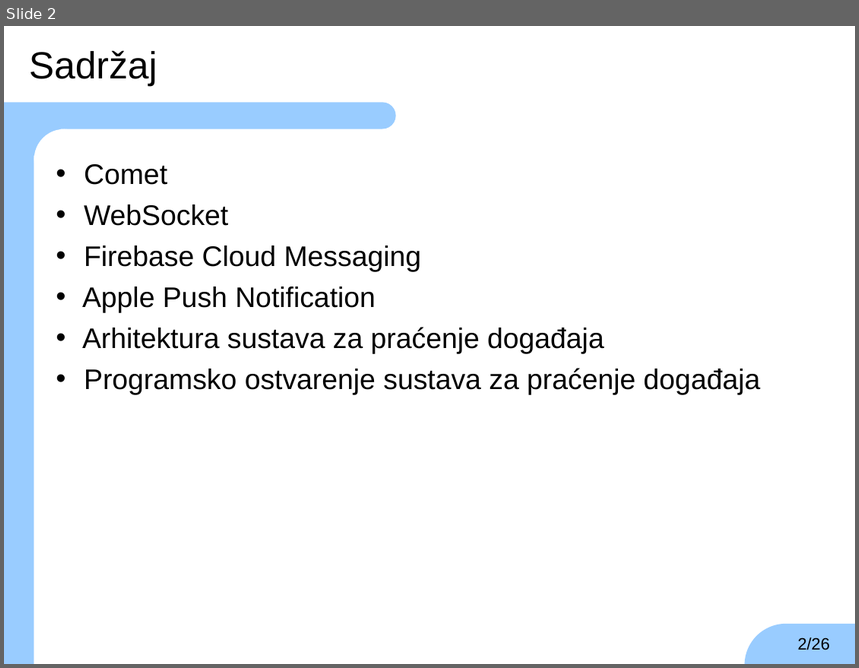
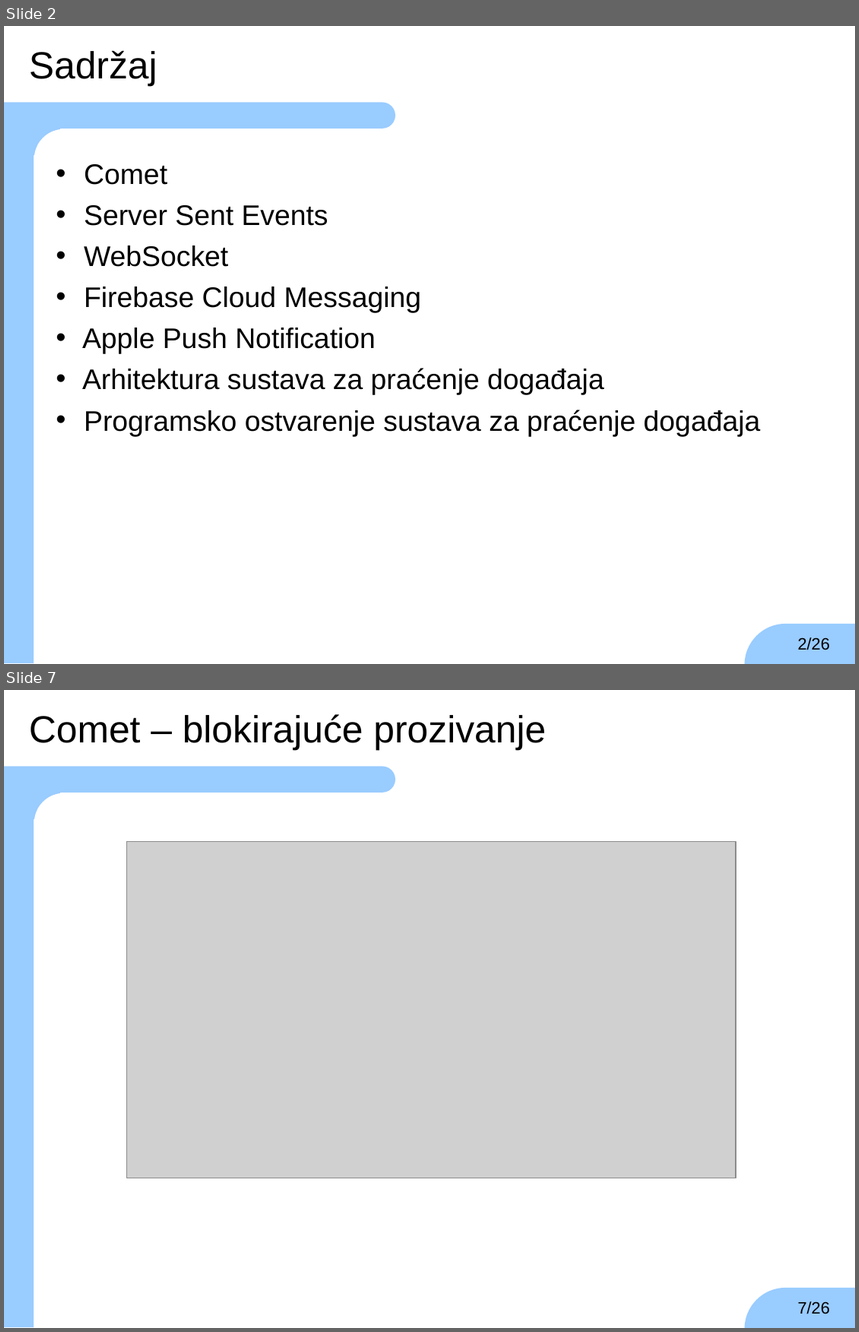
Before and after one commit to TheKarlo95/ZavrsniRad, a slide deck: zr-prezentacija-karlo-vrbic.ppt. Shown one above the other, each under a label of ours: slide 2 before the commit, slides 2 and 7 after it; the slides between them are not shown. The pictures are 859x668 and 859x1332 pixels, drawn with LibreOffice and Linux fonts; fonts in the diff are those of the drawing; grey boxes stand for pictures; background and template pictures are left out. Boxes give left, top, right and bottom in pixels: in the first picture for what was removed or moved away, otherwise in the second. Text is boxed around its words. In the diff, an @@ line names an element or a change of style, - is before the commit and + after.

```diff
--- a/zr-prezentacija-karlo-vrbic.ppt
+++ b/zr-prezentacija-karlo-vrbic.ppt
@@ slide 7 added at (4, 690, 855, 1328), background #FFFFFF; not listed: 6 template elements that a slide beside it also shows @@
@@ text added at (29, 714, 546, 750), 32 pt, text #000000 @@
+Comet – blokirajuće prozivanje
@@ picture added at (126, 841, 736, 1179) @@
@@ page number added at (798, 1302, 830, 1315), 14 pt, text #000000 @@
+7/26
@@ slide 2 changed as well @@
@@ text at (84, 205, 329, 226): paragraph added @@
+• Server Sent Events
```
Also in this commit, not shown: 8 other slides added, 10 other files.
